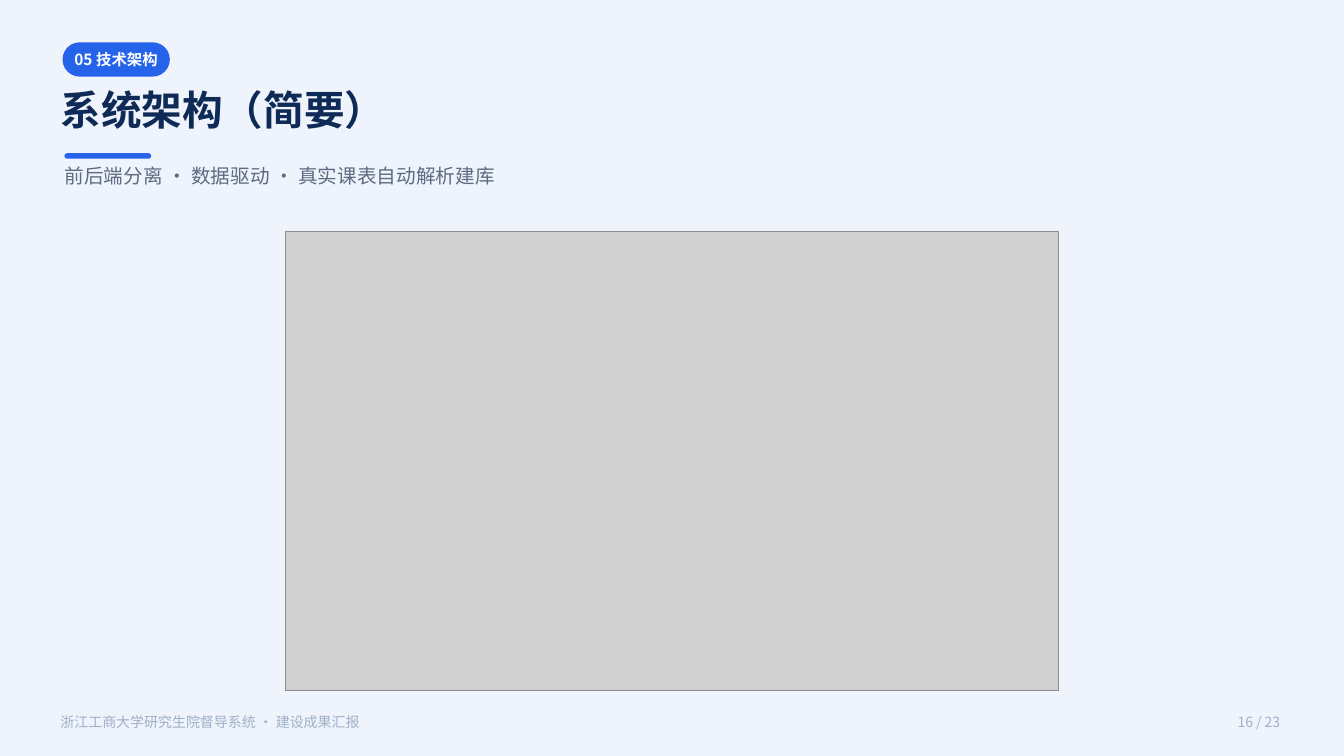
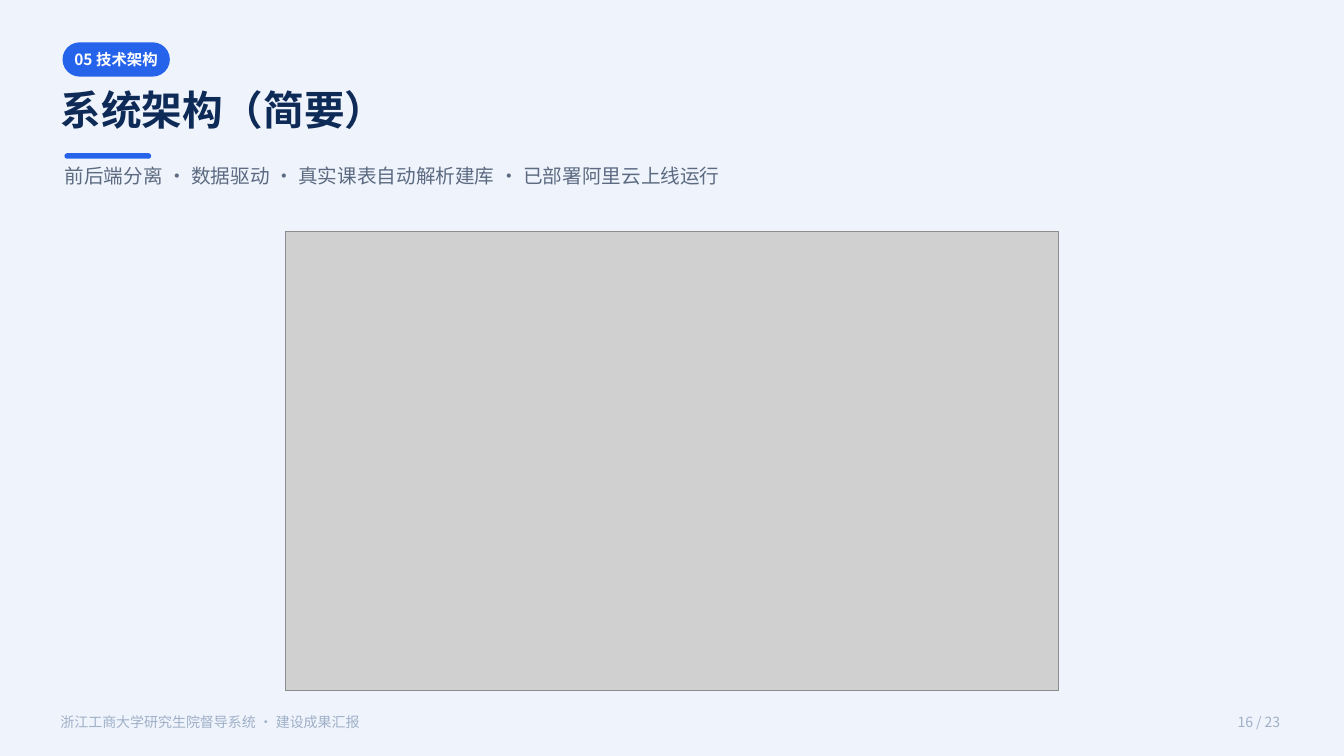
Before and after one commit to 1739467001-svg/example-of-report, a slide deck: slide 16 of slides/督导系统建设成果汇报.pptx. Drawn at 1344x756 pixels with LibreOffice and Linux fonts; fonts in the diff are those of the drawing; grey boxes stand for pictures. Boxes give left, top, right and bottom in pixels: in the first picture for what was removed or moved away, otherwise in the second. Text is boxed around its words. In the diff, an @@ line names an element or a change of style, - is before the commit and + after.

```diff
--- a/slides/督导系统建设成果汇报.pptx
+++ b/slides/督导系统建设成果汇报.pptx
@@ text at bbox=[64, 166, 719, 185]: text changed @@
-前后端分离 · 数据驱动 · 真实课表自动解析建库
+前后端分离 · 数据驱动 · 真实课表自动解析建库 · 已部署阿里云上线运行
```
Also in this commit, not shown: 1 other slide changed, 6 other files.
